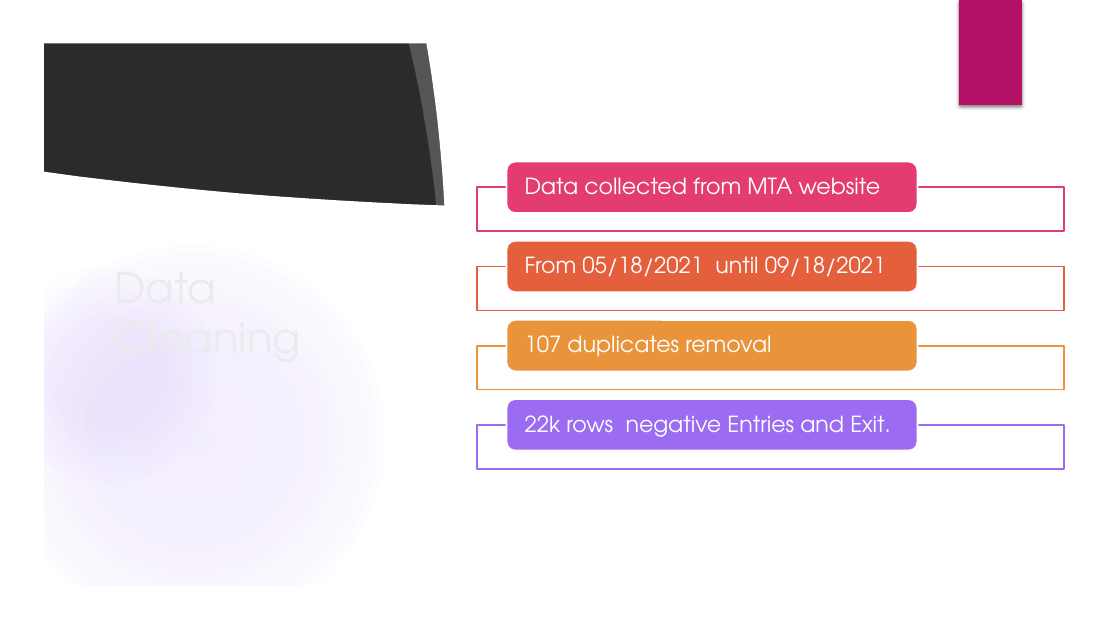
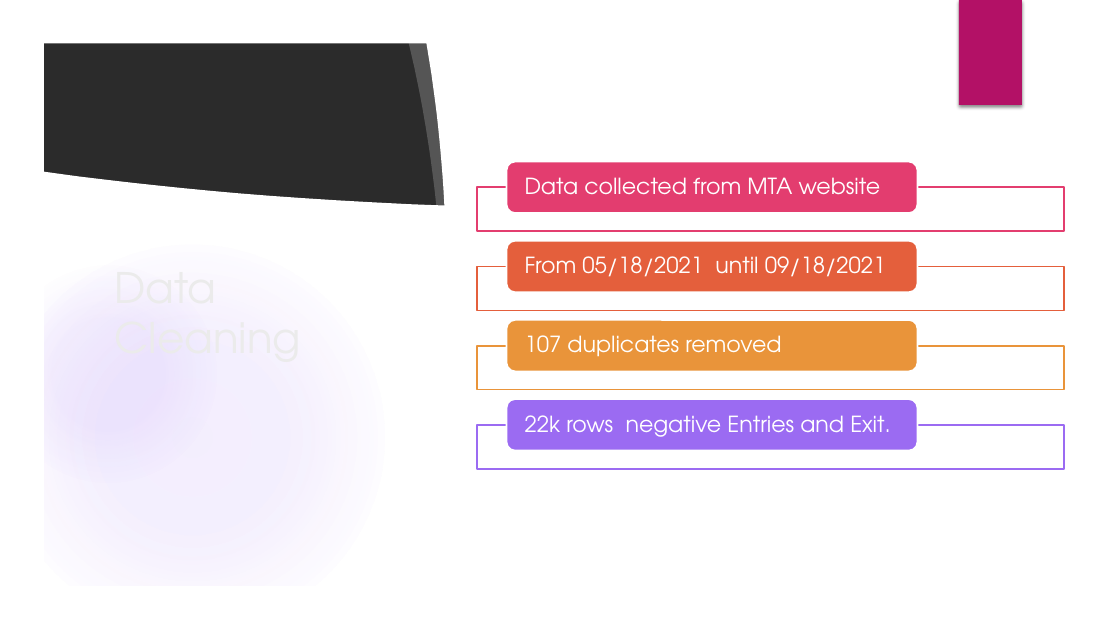
Before and after one commit to ibalzuhairi/Metro_Exploratory_Data_Analysis, a slide deck: slide 5 of EDA-MTApptx.pptx. Drawn at 1120x630 pixels with LibreOffice and Linux fonts; fonts in the diff are those of the drawing; background and template pictures are left out; a plain dark background stands for a picture behind light text. Boxes give left, top, right and bottom in pixels: in the first picture for what was removed or moved away, otherwise in the second. Text is boxed around its words. In the diff, an @@ line names an element or a change of style, - is before the commit and + after.

```diff
--- a/EDA-MTApptx.pptx
+++ b/EDA-MTApptx.pptx
@@ text at [525,335,781,357]: text changed @@
-107 duplicates removal
+107 duplicates removed
```
Also in this commit, not shown: 6 other slides changed.
